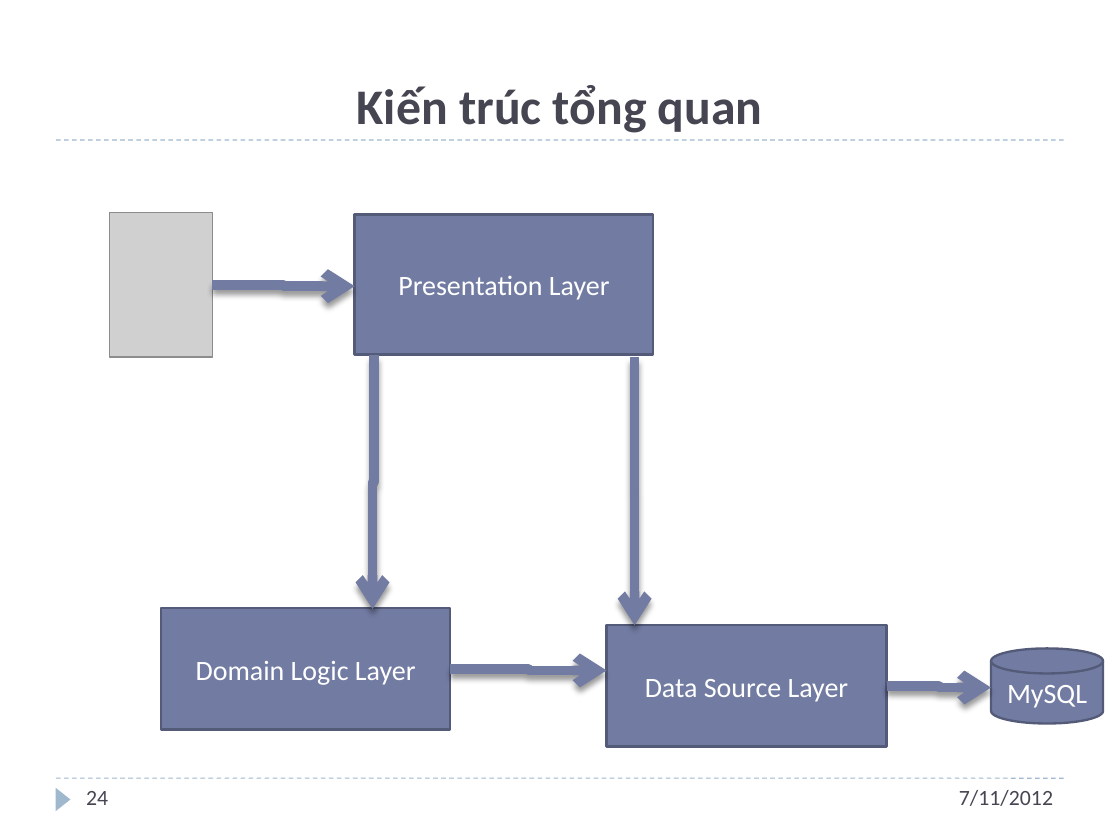
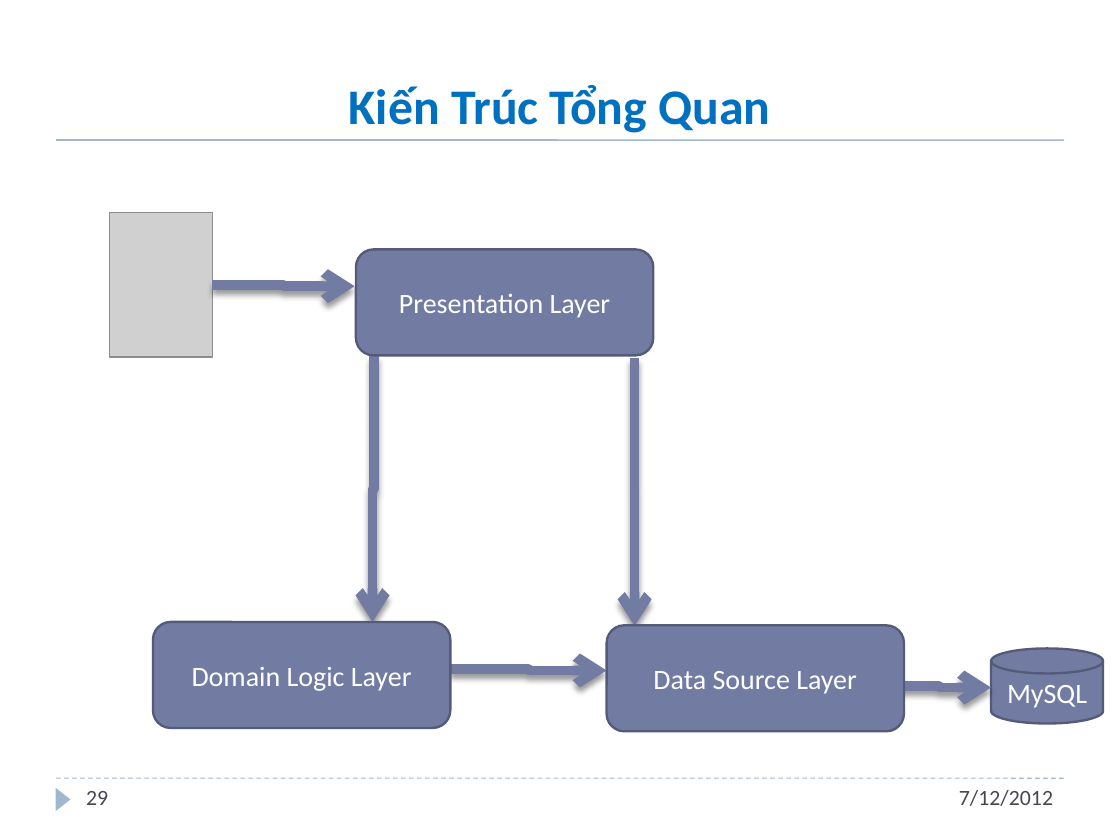
Before and after one commit to andungtra/he-thong-quan-ly-tuong-tac, a slide deck: slide 29 of Report/ppt/Presentation.pptx (slide 24 before the commit). Drawn at 1120x840 pixels with LibreOffice and Linux fonts; fonts in the diff are those of the drawing; grey boxes stand for pictures; background and template pictures are left out. Boxes give left, top, right and bottom in pixels: in the first picture for what was removed or moved away, otherwise in the second. Text is boxed around its words. In the diff, an @@ line names an element or a change of style, - is before the commit and + after.

```diff
--- a/Report/ppt/Presentation.pptx
+++ b/Report/ppt/Presentation.pptx
@@ title at (x1=349, y1=85, x2=770, y2=133): text changed; text colour #464653 to #0070C0 @@
-Kiến trúc tổng quan
+Kiến Trúc Tổng Quan
@@ line (56, 140) - (1064, 140): stroke #9FB8CD 0.75 pt dashed to #9FB8CD 1 pt @@
@@ rectangle to rounded rectangle in 3 elements at (x1=153, y1=622, x2=451, y2=728), (x1=607, y1=625, x2=905, y2=731), (x1=356, y1=250, x2=654, y2=356) @@
@@ rounded rectangle "Presentation Layer" resized from (x1=355, y1=215, x2=654, y2=355) to (x1=356, y1=250, x2=654, y2=356) @@
@@ elbow arrow moved from (374, 355) - (373, 609) to (374, 355) - (373, 622) @@
@@ rounded rectangle "Domain Logic Layer" resized from (x1=161, y1=608, x2=450, y2=729) to (x1=153, y1=622, x2=451, y2=728) @@
@@ rounded rectangle "Data Source Layer" resized from (x1=607, y1=625, x2=887, y2=746) to (x1=607, y1=625, x2=905, y2=731) @@
@@ page number at (x1=86, y1=791, x2=108, y2=805): text changed @@
-24
+29
@@ text at (x1=959, y1=790, x2=1053, y2=806): text changed @@
-7/11/2012
+7/12/2012
```
Also in this commit, not shown: 30 other slides changed, 13 slides added, 2 slides removed.
